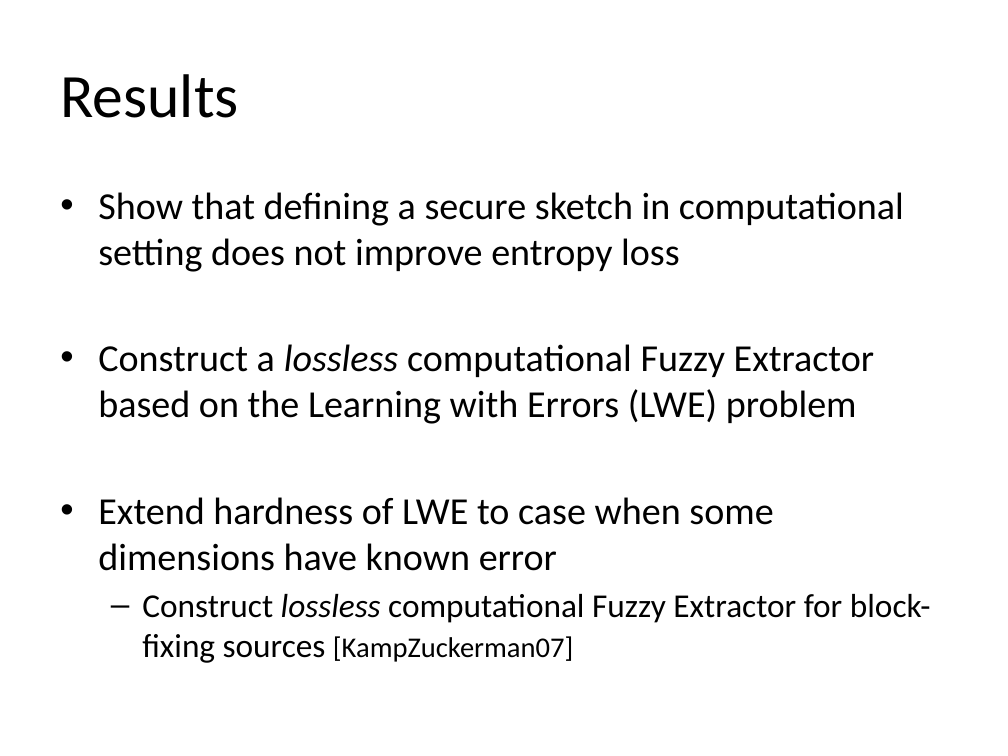
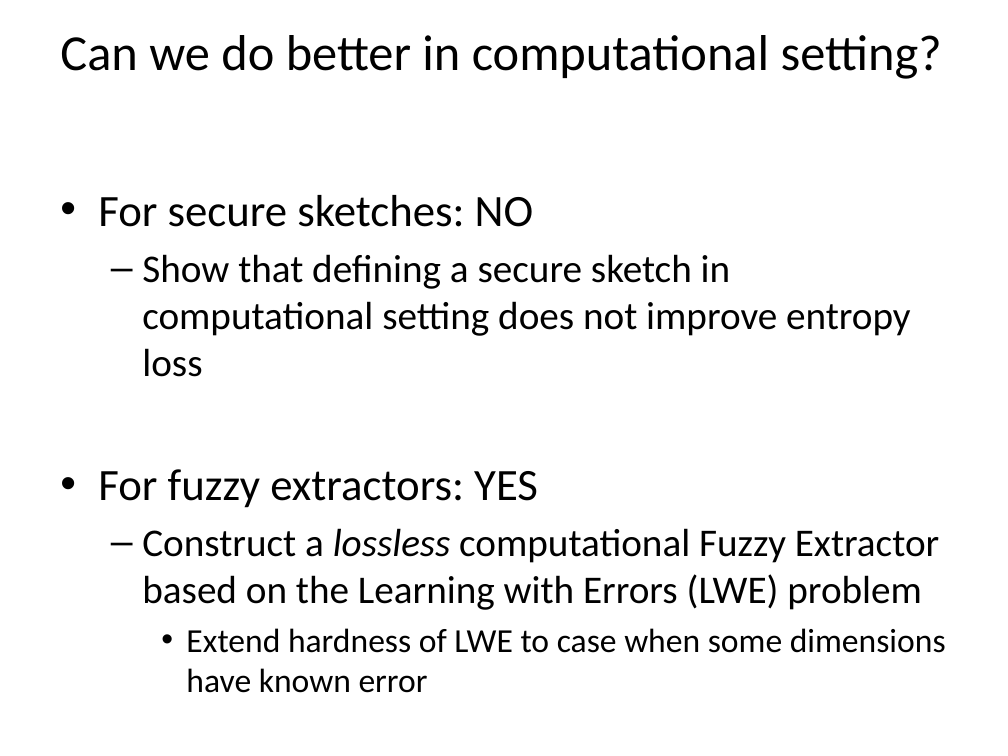
Before and after one commit to xianruimeng/comp-fuzzy-ext, a slide deck: slide 16 of ComputationalFuzzyExtractors.pptx. Drawn at 1008x756 pixels with LibreOffice and Linux fonts; fonts in the diff are those of the drawing. Boxes give left, top, right and bottom in pixels: in the first picture for what was removed or moved away, otherwise in the second. Text is boxed around its words. In the diff, an @@ line names an element or a change of style, - is before the commit and + after.

```diff
--- a/ComputationalFuzzyExtractors.pptx
+++ b/ComputationalFuzzyExtractors.pptx
@@ title at (60, 35, 942, 79): text changed; size 44 to 36 pt @@
-Results
+Can we do better in computational setting?
@@ text at (98, 195, 534, 227): paragraph added @@
+• For secure sketches: NO
@@ text at (142, 254, 946, 693): size 27.2 to 28 pt in "Show that defining a secure sketch in ...", "Construct a lossless computational Fuzzy Extractor based ..."; size 27.2 to 24 pt in "Extend hardness of LWE to case when ..."; bullet • to –; list level 1 to 2 in "Show that defining a secure ..."; list level 1 to 2 in "Construct a lossless computational Fuzzy ..."; list level 1 to 3 in "Extend hardness of LWE to ..." @@
@@ text at (98, 469, 538, 508): paragraph added @@
+• For fuzzy extractors: YES
@@ text at (142, 594, 931, 663): paragraph removed @@
-  – Construct lossless computational Fuzzy Extractor for block-fixing sources [KampZuckerman07]
```
Also in this commit, not shown: 33 other slides changed, 4 slides added, 2 slides removed, 1 other file.
